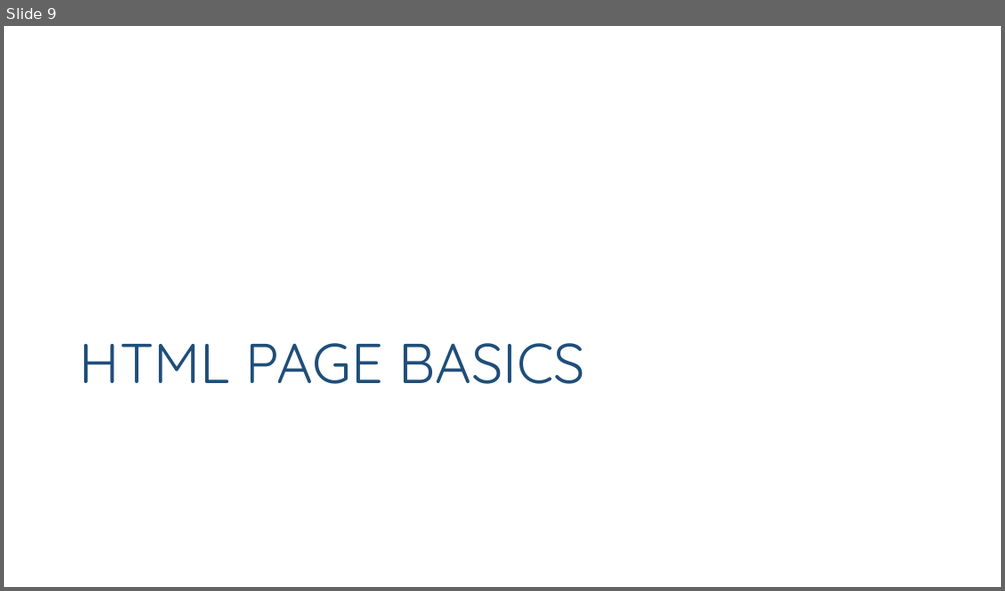
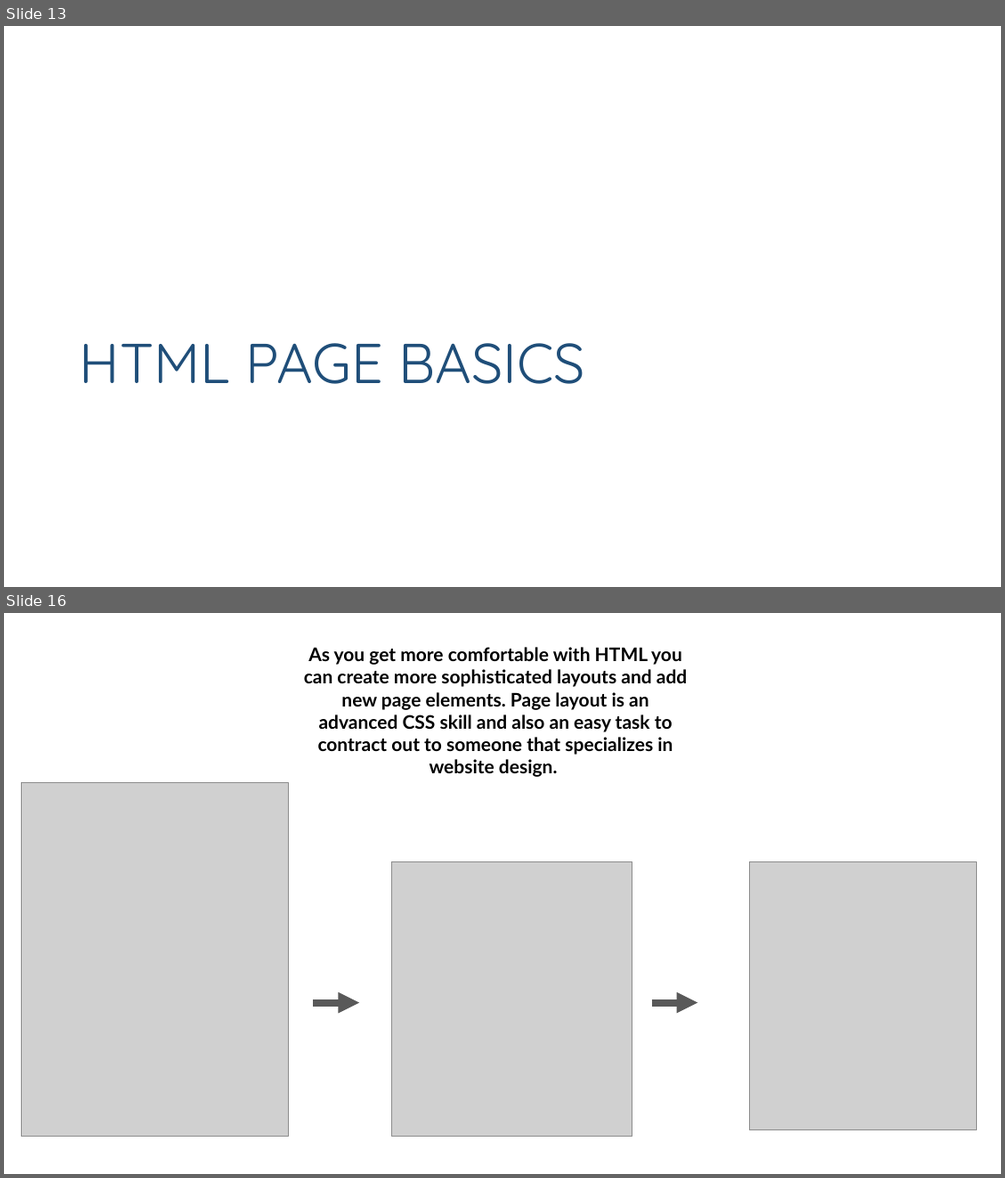
Before and after one commit to Watts-College/paf-514-template, a slide deck: lectures/github-pages.pptx. Shown one above the other, each under a label of ours: slide 9 before the commit, slides 13 and 16 after it; the slides between them are not shown. The pictures are 1005x591 and 1005x1178 pixels, drawn with LibreOffice and Linux fonts; fonts in the diff are those of the drawing; grey boxes stand for pictures. Boxes give left, top, right and bottom in pixels: in the first picture for what was removed or moved away, otherwise in the second. Text is boxed around its words. In the diff, an @@ line names an element or a change of style, - is before the commit and + after.

Commit message:
update lecture on html

```diff
--- a/lectures/github-pages.pptx
+++ b/lectures/github-pages.pptx
@@ slide 16 added at [4, 613, 1001, 1174], background #FFFFFF @@
@@ text added at [304, 647, 687, 777], 18 pt, text #000000, bold @@
+As you get more comfortable with HTML you can create more sophisticated layouts and add new page elements. Page layout is an advanced CSS skill and also an easy task to contract out to someone that specializes in website design.
@@ picture added at [21, 783, 288, 1136] @@
@@ picture added at [391, 861, 632, 1135] @@
@@ picture added at [750, 861, 976, 1129] @@
@@ arrow added from (314, 1003) to (359, 1003), #595959 6.75 pt @@
@@ arrow added from (652, 1003) to (698, 1003), #595959 6.75 pt @@
@@ what was slide 9 is now slide 13 @@
```
Also in this commit, not shown: 14 other slides added, 2 slides removed, 1 other file.
